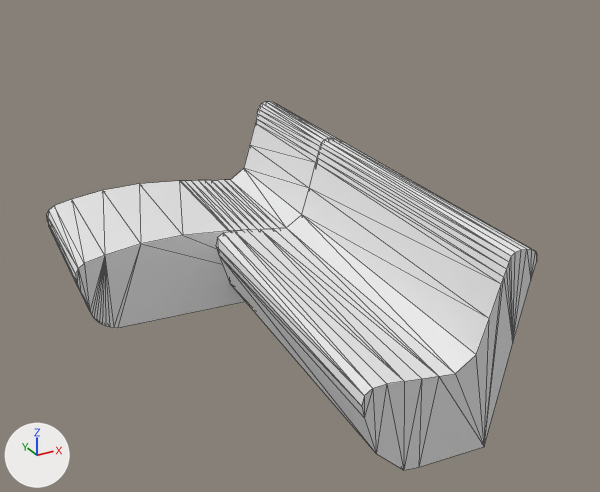
What one commit did to the glTF model public/assets/models/Chair/Chair.glb.
One viewpoint serves both versions: a 50 mm camera at (-1.76, -2.65, 1.44) aimed at (-0.1, 0.37, -0.07). Lighting does not change. The marker at lower left points along +X, +Y and +Z. The first picture is the older version. Mesh edges are drawn as thin lines. Materials are left out; every surface is plain grey. Vertices at exactly the same position are counted once.

In view in the first picture: 'Geom3D_.440'.
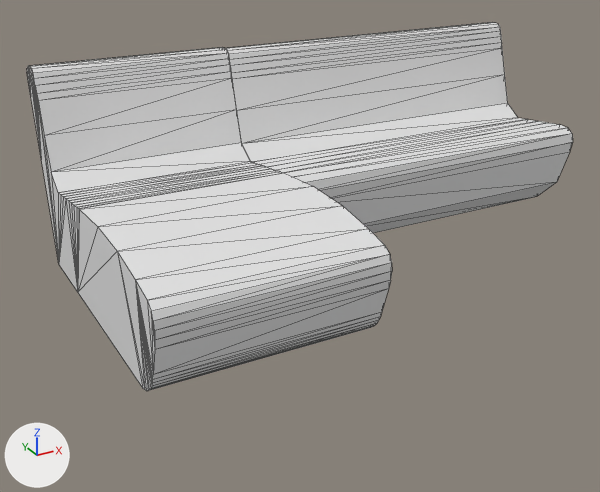
Edits to the bpy script that builds the scene:
```text
Change me_mesh_611_002:
    used by ob_geom3d__440; location = (3.125, -1.0, 0.399)
    remove me_mesh_611_002.from_pydata(...)  # 151 vertices, 294 faces; spans x -4.14..-2.74, y 0.25..2.61, z -0.9..-0.11
    add me_mesh_611_002.from_pydata(...)  # 151 vertices, 294 faces; spans x -0.67..0.67, y -1.13..1.13, z 0.0..0.8
    me_mesh_611_002 part 1: the loose piece of 93 vertices spanning x -4.14..-2.74, y 1.71..2.61, z -0.9..-0.11 is turned 4.3 degrees about the z axis through its middle, then moved by (3.44, -1.43, 0.9)
    me_mesh_611_002 part 2: 58 of 151 vertices moved; they spanned x -3.58..-2.8, y 0.25..1.76, z -0.9..-0.11 and now span x 0.0..0.67, y -1.13..0.33, z 0.0..0.79; mean shift (3.53, -1.4, 0.9); largest move (-3.24, 1.74, -0.52) -> (0.23, -1.13, 0.38)
Change ob_geom3d__440:
    ob_geom3d__440.location: (3.125, -1.0, 0.399) -> (0.0, 0.0, 0.0)
    ob_geom3d__440.rotation_euler: (0.0, 0.0, 0.0) -> (0.0, 0.0, 1.571)  # degrees (0, 0, 0) -> degrees (0, 0, 90)
```

Boxes [x1, y1, x2, y2] around the edits, measured in the pictures (600 x 492 px; the box of a moved part takes in the faces that stretch with it):
'Geom3D_.440', reshaped, moved, turned
    before: [47, 102, 537, 470]
    after: [27, 22, 573, 391]
part 1 of me_mesh_611_002, moved or reshaped
    before: [47, 102, 337, 328]
    after: [27, 47, 392, 391]
part 2 of me_mesh_611_002, moved or reshaped
    before: [216, 138, 537, 470]
    after: [225, 22, 573, 233]
